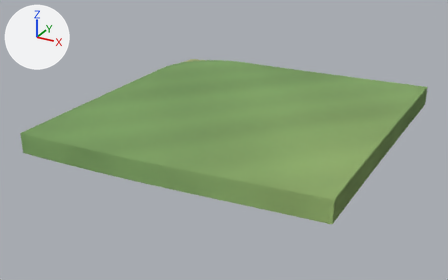
The glTF model client/public/models/chunks/2_0.glb as it was, and as the next commit left it.
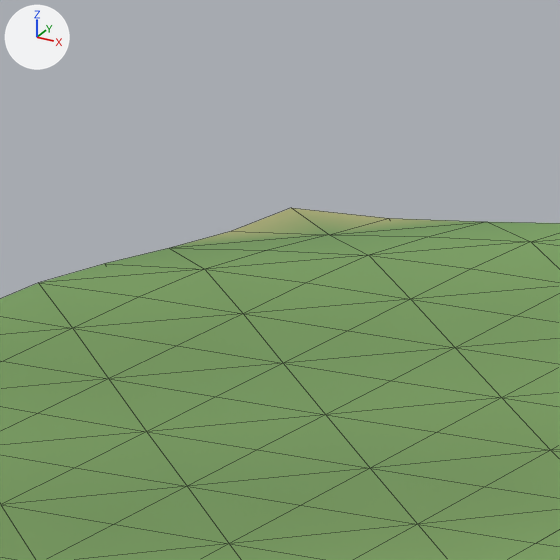
There are two pictures of each version: one whole from a 50 mm camera at (101.56, -66.91, 22.29) aimed at (73.92, -16.65, -2.84), one close up on the part from 36% to 49% of the width and 13% to 34% of the height. The lights are fixed; the arrows at upper left show +X, +Y and +Z. The older version's two pictures come first. The close-ups show mesh edges as thin lines.

The older version as bpy lines, for what is in view:
```python
me_terrain = bpy.data.meshes.new('terrain')
me_terrain.from_pydata(...)  # 521 vertices, 960 faces; spans x 60.0..90.0, y -30.0..0.0, z -2.6..1.1
me_terrain.materials.append(mat_opaque_matte_vertex_colors)
ob_terrain = bpy.data.objects.new('terrain', me_terrain)
ob_terrain.location = (0.0, 0.0, 0.0)
```
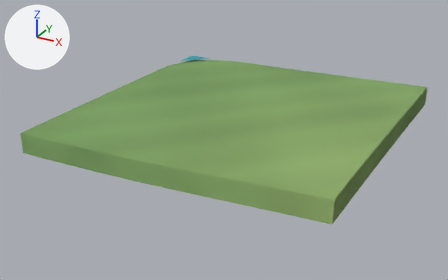
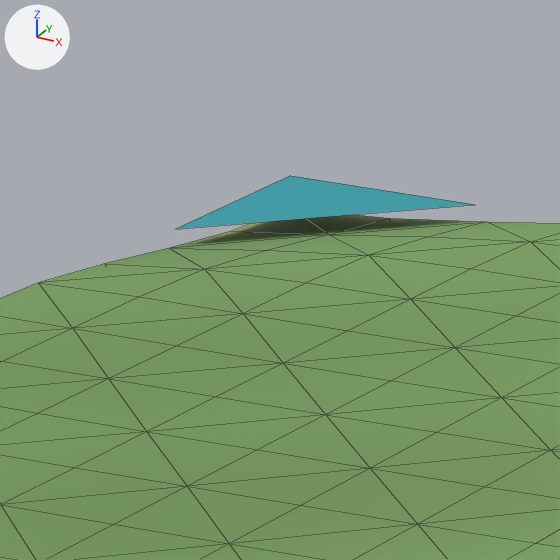
Changed parts and their boxes [x1, y1, x2, y2] in the close-ups (560 x 560 px):
```json
{"object": "scenery", "change": "added", "after": [177, 176, 474, 229], "on screen": "cyan"}
```

The change, as JSON lines over the scene's bpy script:
```json
{"op": "add", "block": "me_scenery", "code": ["me_scenery = bpy.data.meshes.new('scenery')", "me_scenery.from_pydata(...)  # 3 vertices, 1 face; spans x 60.0..62.83, y -2.83..0.0, z -0.16", "me_scenery.materials.append(mat_opaque_matte_vertex_colors)"]}
{"op": "add", "block": "ob_scenery", "code": ["ob_scenery = bpy.data.objects.new('scenery', me_scenery)", "ob_scenery.location = (0.0, 0.0, 0.0)"]}
```
